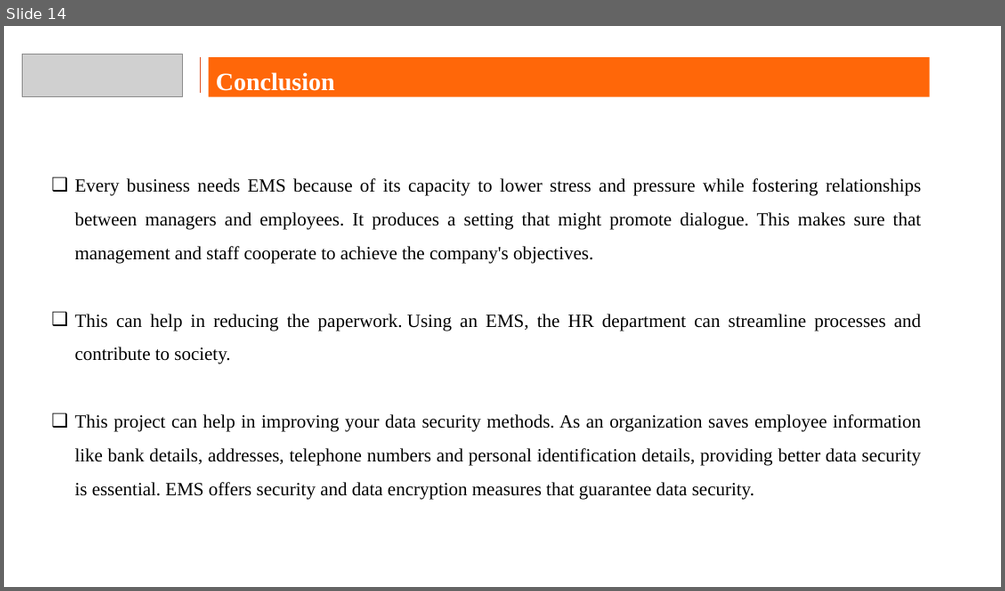
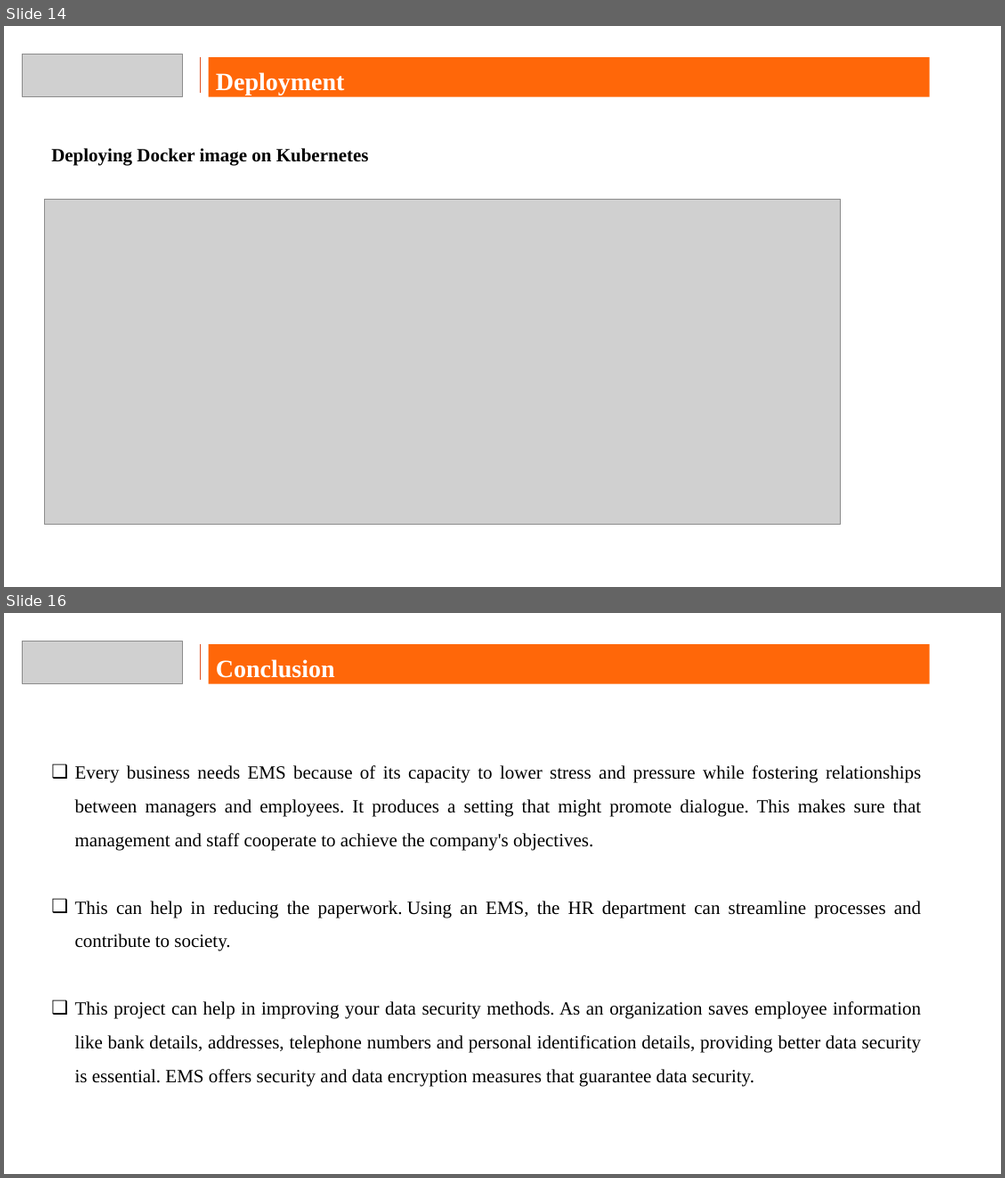
Before and after one commit to pranaygadhave/CAPSTONE, a slide deck: Capstone.pptx. Shown one above the other, each under a label of ours: slide 14 before the commit, slides 14 and 16 after it; the slides between them are not shown. The pictures are 1005x591 and 1005x1178 pixels, drawn with LibreOffice and Linux fonts; fonts in the diff are those of the drawing; grey boxes stand for pictures; background and template pictures are left out. Boxes give left, top, right and bottom in pixels: in the first picture for what was removed or moved away, otherwise in the second. Text is boxed around its words. In the diff, an @@ line names an element or a change of style, - is before the commit and + after.

```diff
--- a/Capstone.pptx
+++ b/Capstone.pptx
@@ slide 14 added at <box>4,26,1001,587</box>, background picture (left out) @@
@@ picture added at <box>22,54,183,96</box> @@
@@ line added from (201, 57) to (201, 93), #DD4F22 1 pt @@
@@ rectangle added at <box>208,57,929,97</box>, fill #FF6709, 24 pt, text #FFFFFF, bold @@
+Deployment
@@ text added at <box>51,148,369,166</box>, 18 pt, text #000000, bold @@
+Deploying Docker image on Kubernetes
@@ picture added at <box>44,199,841,524</box> @@
@@ what was slide 14 is now slide 16 @@
```
Also in this commit, not shown: 4 slides changed, 1 other slide added.
